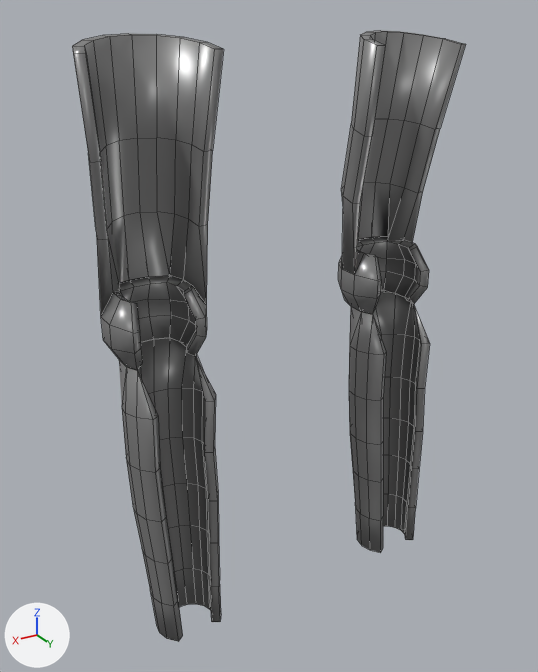
Before and after pictures for a commit that changed the Blender file Assets/_Assets/PrefabsVisual/FinalProduct/IronLegs.blend.
One viewpoint serves both versions: a 50 mm camera at (0.793, 1.282, 0.555) aimed at (0.024, 0.0, -0.086). Lighting does not change. The marker at lower left points along +X, +Y and +Z. Mesh edges are drawn as thin lines.

Objects in the first picture: 'bottom', 'joint', 'top'.
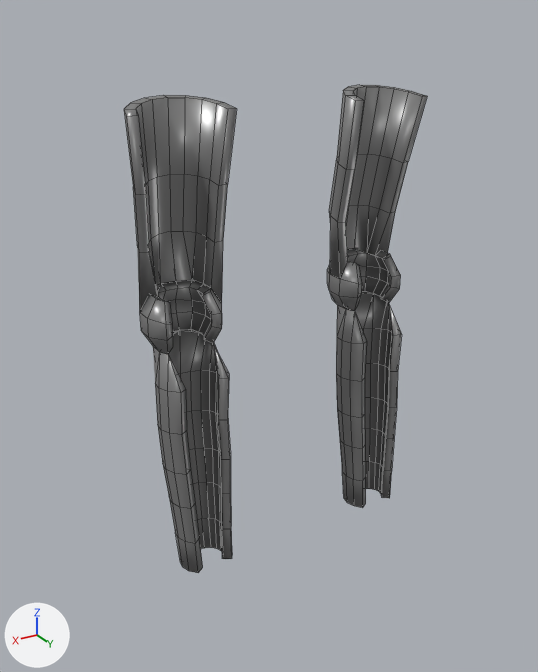
Changed parts and their boxes [x1, y1, x2, y2] in the pictures (538 x 672 px):
'top', rescaled, modifiers changed (23% narrower, 21% shorter): before [72, 30, 466, 316]; after [124, 85, 427, 311]
'bottom', modifiers changed, rescaled (20% narrower, 20% shorter): before [119, 290, 430, 642]; after [153, 291, 401, 573]
'joint', rescaled (20% narrower, 21% shorter): before [101, 236, 429, 370]; after [140, 248, 401, 354]

The change, as a list of edits to the scene's bpy script:
```text
Change me_cylinder:
    where me_cylinder.from_pydata(...)  # 91 vertices, 72 faces; spans x 0.78..1.57, y -0.22..0.55, z -2.94..-0.36
    used by ob_bottom; location = (0.0, 0.0, 0.0); scale = (0.24, 0.24, 0.24)
    me_cylinder part 1: the whole mesh is scaled about the mesh origin by 0.192
Change me_roundcube:
    where me_roundcube.from_pydata(...)  # 40 vertices, 27 faces; spans x 0.767..1.605, y -0.419..0.308, z -0.291..0.291
    used by ob_joint; location = (0.0, 0.0, 0.0); scale = (0.24, 0.24, 0.24)
    me_roundcube part 2: the whole mesh is scaled about the mesh origin by 0.192
Change me_cylinder_001:
    where me_cylinder_001.from_pydata(...)  # 36 vertices, 24 faces; spans x 0.68..1.73, y -0.44..0.35, z 0.19..2.19
    used by ob_top; location = (0.0, 0.0, 0.0); scale = (0.24, 0.24, 0.24)
    me_cylinder_001 part 3: the whole mesh is scaled about the mesh origin by 0.192
Change ob_bottom:
    ob_bottom.scale: (0.24, 0.24, 0.24) -> (1.0, 1.0, 1.0)
    where _m = ob_bottom.modifiers.new('Solidify', 'SOLIDIFY')
    _m.thickness: 0.08 -> 0.02
Change ob_joint:
    ob_joint.scale: (0.24, 0.24, 0.24) -> (1.0, 1.0, 1.0)
Change ob_top:
    ob_top.scale: (0.24, 0.24, 0.24) -> (1.0, 1.0, 1.0)
    where _m = ob_top.modifiers.new('Solidify', 'SOLIDIFY')
    _m.thickness: 0.08 -> 0.02
```
